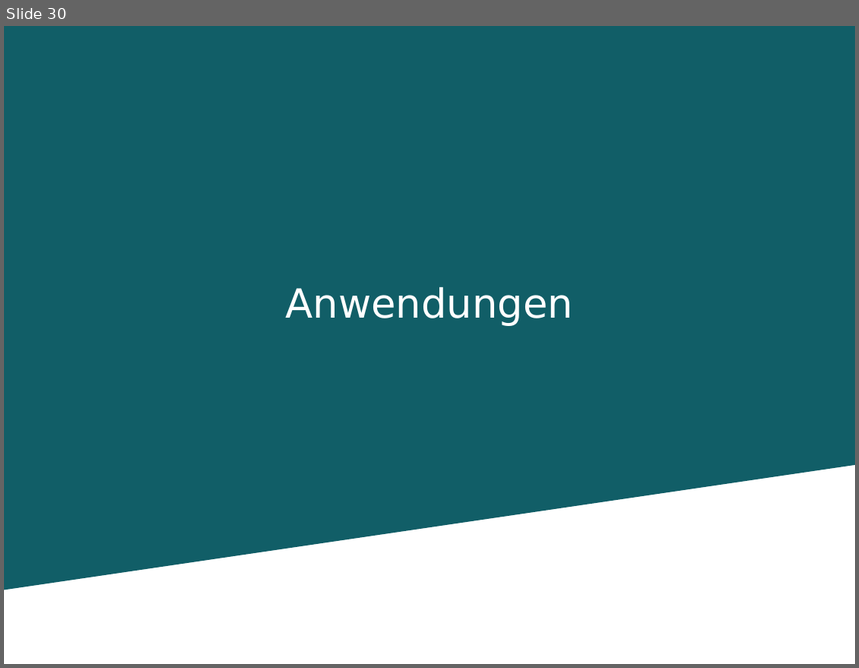
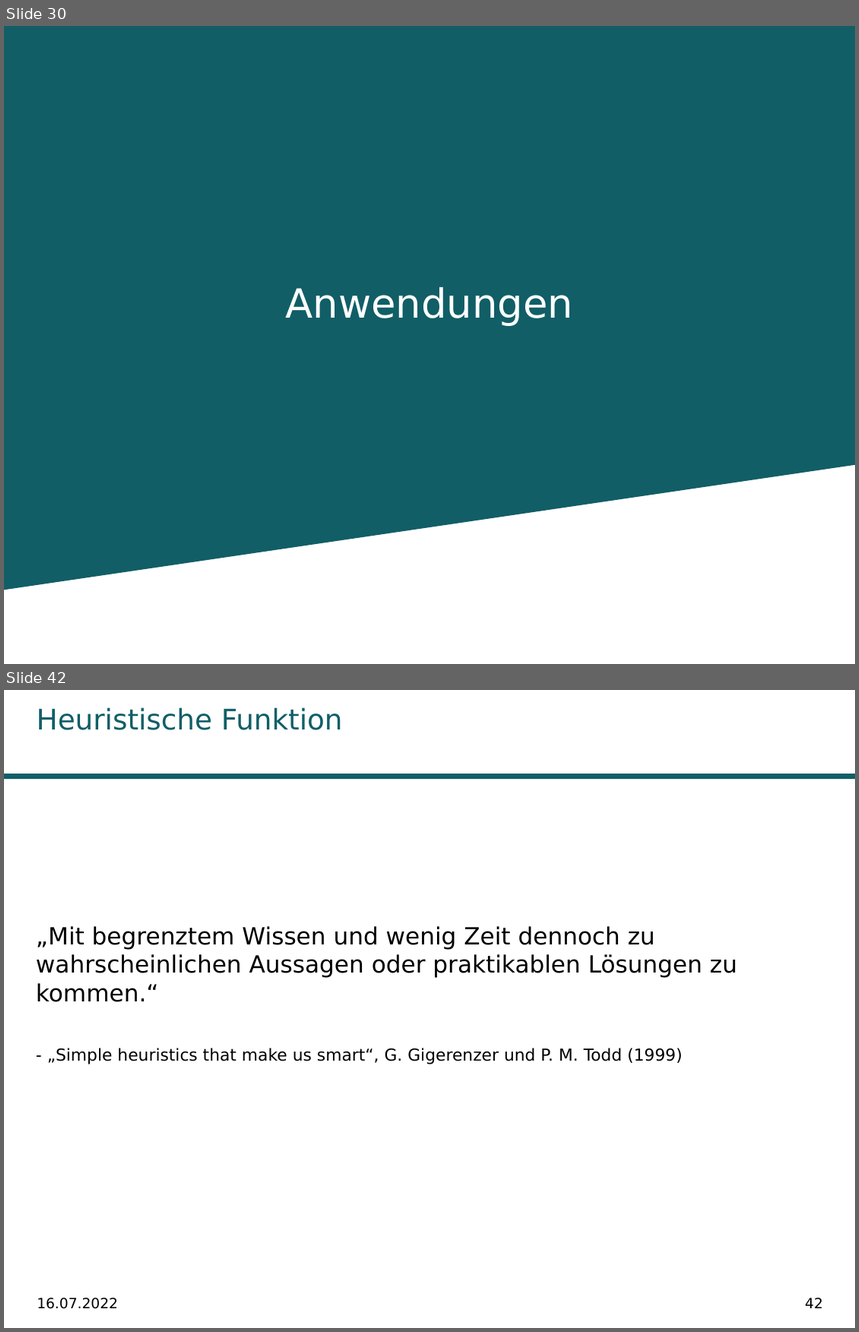
Before and after one commit to Kage0x3B/wissenschaftliches-arbeiten-praesentation, a slide deck: Präsentation Pfadplanungsalgorithmen.pptx. Shown one above the other, each under a label of ours: slide 30 before the commit, slides 30 and 42 after it; the slides between them are not shown. The pictures are 859x668 and 859x1332 pixels, drawn with LibreOffice and Linux fonts; fonts in the diff are those of the drawing; background and template pictures are left out. Boxes give left, top, right and bottom in pixels: in the first picture for what was removed or moved away, otherwise in the second. Text is boxed around its words. In the diff, an @@ line names an element or a change of style, - is before the commit and + after.

```diff
--- a/Präsentation Pfadplanungsalgorithmen.pptx
+++ b/Präsentation Pfadplanungsalgorithmen.pptx
@@ slide 42 added at [4,690,855,1328], background #FFFFFF @@
@@ title added at [37,707,343,730], 24 pt, text #115E67 @@
+Heuristische Funktion
@@ rectangle added at [4,774,855,778], fill #115E67 @@
@@ text added at [36,926,737,1065], 20 pt, text #000000 @@
+„Mit begrenztem Wissen und wenig Zeit dennoch zu wahrscheinlichen Aussagen oder praktikablen Lösungen zu kommen.“
+- „Simple heuristics that make us smart“, G. Gigerenzer und P. M. Todd (1999)
@@ text added at [37,1298,118,1309], 12 pt, text #000000 @@
+16.07.2022
@@ page number added at [805,1298,823,1309], 12 pt, text #000000 @@
+42
```
Also in this commit, not shown: 27 slides changed, 12 other slides added, 3 other files.
